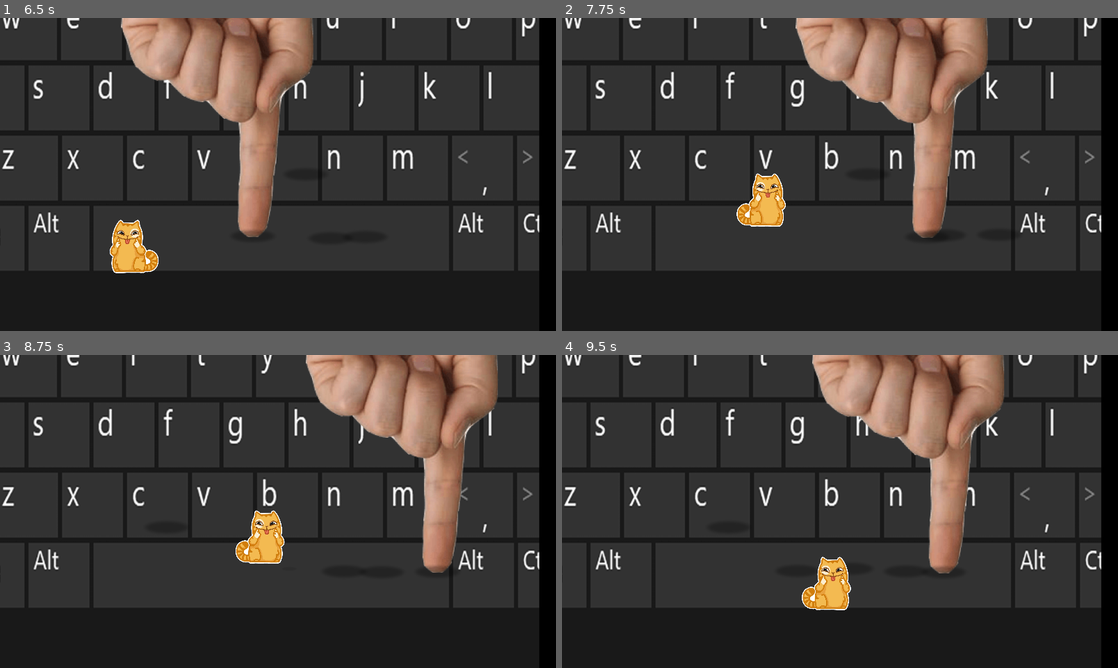
Above: before the commit, frames 1-4 (two rows, left to right).
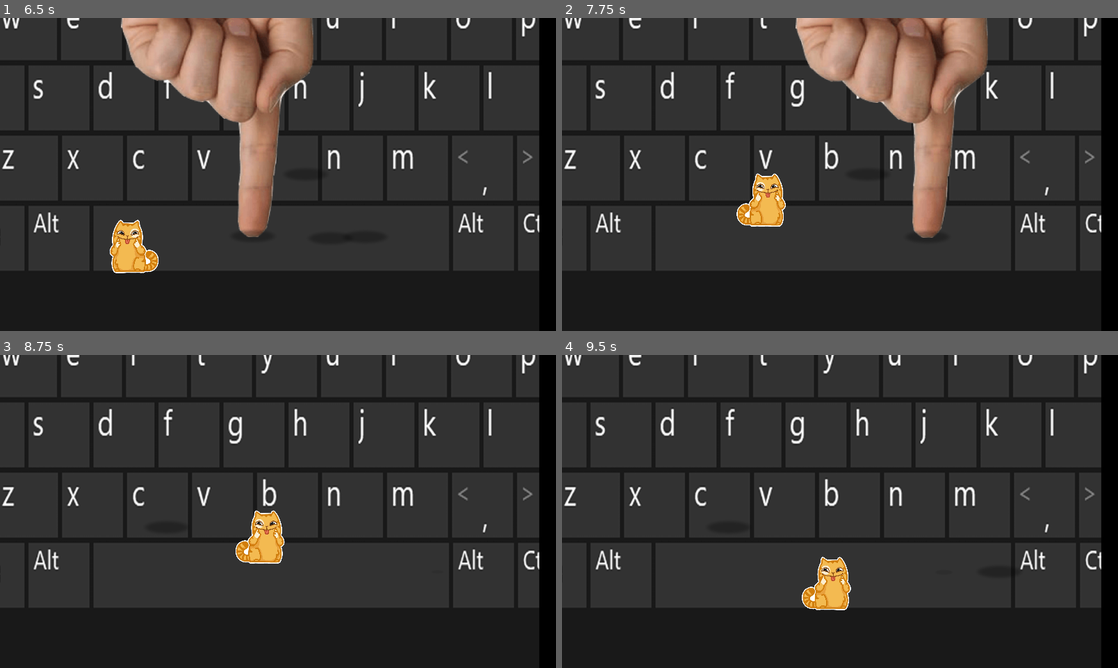
Above: after the commit, the same moments.

Repository: gameraccoon/ludum-dare-54-v2
Game: Godot game, scene res://Main.tscn
Same seed, same stepped clock (60 frames per second), same inputs: the game is played once before the commit and once after it.
Inputs (mouse positions are in pixels of both pictures, inside the frame that each line leads up to):
- Up to frame 1 (6.5 s): click "Start" at 0.5 s; tap Enter (start_game) at 1.25, 2.1, 2.75, 3.6, 5.1 s; move the mouse to (400, 158) at 1.27 s; hold Right (move_right) 1.28-2.03 s; hold Shift (Dash) 1.28-2.03 s; click (400, 158) at 1.42 s; move the mouse to (166, 190) at 2.02 s; hold Down (move_down) 2.03-2.78 s; move the mouse to (333, 105) at 2.77 s; hold Right (move_right) 2.78-3.53 s; hold Shift (Dash) 2.78-3.53 s; move the mouse to (250, 237) at 3.52 s; hold Up (move_up) 3.53-4.28 s; click (250, 237) at 3.67 s; move the mouse to (444, 221) at 4.27 s; hold Shift (Dash) 4.28-5.03 s; hold Left (move_left) 4.28-5.78 s; move the mouse to (111, 127) at 5.02 s; move the mouse to (305, 174) at 5.77 s; hold Down (move_down) from 5.78 s (still down); hold Shift (Dash) from 5.78 s (still down); click (305, 174) at 5.92 s
- Up to frame 2 (7.75 s): move the mouse to (756, 96) at 6.52 s; release Down (move_down) at 6.53 s; release Shift (Dash) at 6.53 s; hold Right (move_right) 6.53-7.28 s; tap Enter (start_game) at 6.6 s; move the mouse to (962, 158) at 7.27 s; hold Up (move_up) from 7.28 s (still down); hold Shift (Dash) from 7.28 s (still down)
- Up to frame 3 (8.75 s): move the mouse to (166, 527) at 8.02 s; release Up (move_up) at 8.03 s; release Shift (Dash) at 8.03 s; hold Right (move_right) from 8.03 s (still down); tap Enter (start_game) at 8.1 s; click (166, 527) at 8.17 s
- Up to frame 4 (9.5 s): move the mouse to (895, 442) at 8.77 s; release Right (move_right) at 8.78 s; hold Down (move_down) from 8.78 s (still down); hold Shift (Dash) from 8.78 s (still down)

Frame 1 is identical in both runs. In frame 2, less than 0.1% of the frame differs, in the area x 65-68%, y 67-71%; in frame 3, 11%; in frame 4, 11%, in the area x 45-80%, y 0-70%.

Commit message:
Added ability to add pauses to patterns

Diff:
--- a/Main.gd
+++ b/Main.gd
@@ -20,6 +20,7 @@
 			[3.751515, Vector2(582, 502)],
 			[4.430303, Vector2(761, 507)],
 			[5.036553, Vector2(841, 504)],
+			[7.0, null]
 		]
 	},
 	{
@@ -32,6 +33,7 @@
 			[3.611727, Vector2(542, 497)],
 			[4.187485, Vector2(423, 494)],
 			[4.751121, Vector2(341, 494)],
+			[5.5, null]
 		]
 	},
 ]
@@ -93,7 +95,8 @@
 				var i_time = pattern_actions[i][0]
 				if pattern_time < i_time and pattern_time + delta >= i_time:
 					var pos = pattern_actions[i][1]
-					$FingerSpawner.strike_finger_at(pos)
+					if pos != null:
+						$FingerSpawner.strike_finger_at(pos)
 				if pattern_time + delta < i_time:
 					is_out_of_actions = false
 					break
